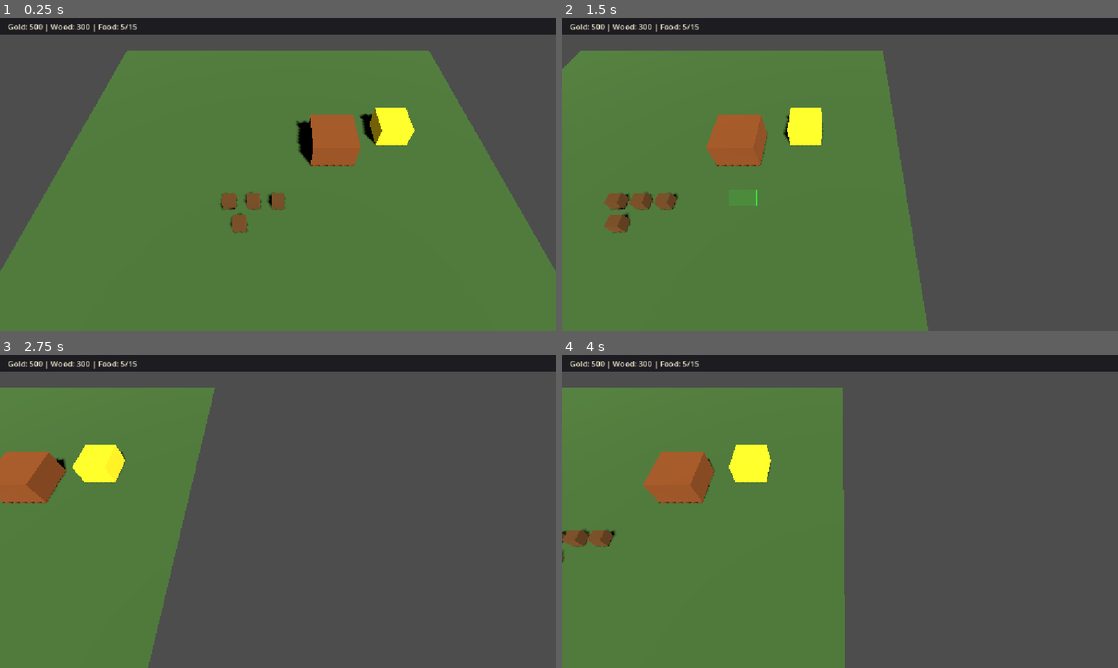
Above: before the commit, frames 1-4 (two rows, left to right).
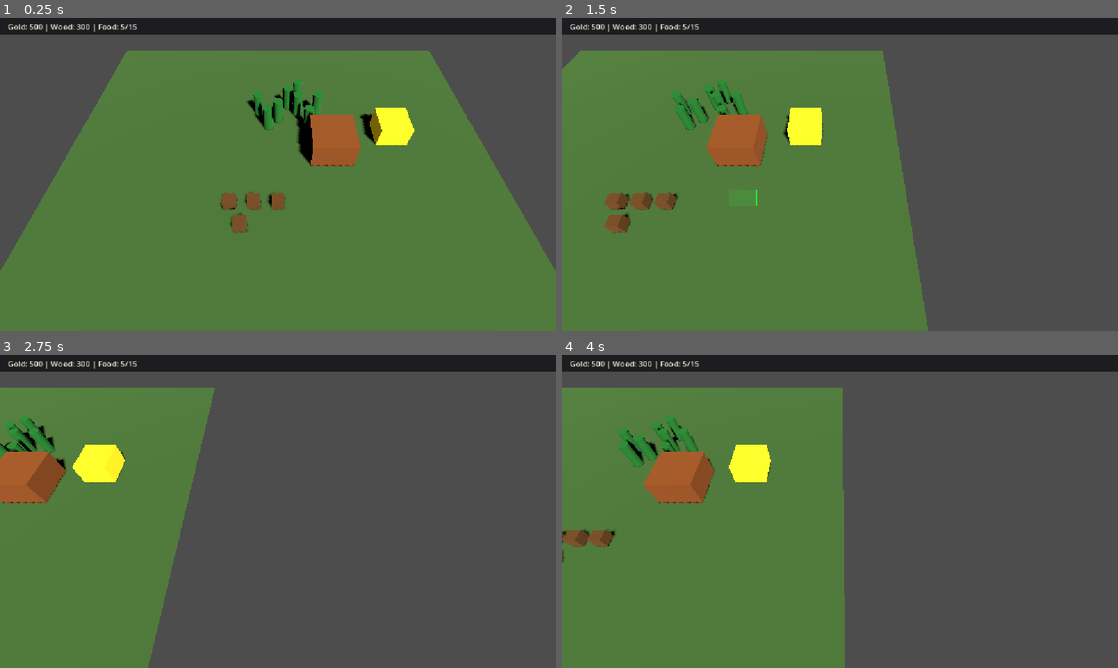
Above: after the commit, the same moments.

Repository: nplvkntx/endless-battle
Game: Godot game, scene res://scenes/main.tscn
Two runs of this game, one before a commit and one after it. Both use one fixed random seed, a clock stepped at 60 frames per second and the inputs below.
Inputs (mouse positions are in pixels of both pictures, inside the frame that each line leads up to):
- Up to frame 1 (0.25 s): no input
- Up to frame 2 (1.5 s): tap Enter at 0.5 s; move the mouse to (962, 158) at 0.52 s; hold Right (ui_right) 0.53-1.25 s; click (962, 158) at 0.67 s; drag from (728, 190) to (812, 237) at 1.27 s
- Up to frame 3 (2.75 s): tap Space at 2 s; move the mouse to (333, 442) at 2.02 s; hold Right (ui_right) from 2.03 s (still down)
- Up to frame 4 (4 s): release Right (ui_right) at 2.75 s; drag from (812, 574) to (673, 464) at 2.77 s; move the mouse to (1006, 558) at 3.52 s; hold Left (ui_left) from 3.53 s (still down)

The runs differ from the first frame. In frame 1, 1.0% of the frame differs, in the area x 44-59%, y 19-36%; in frame 2, 0.9%; in frame 3, 0.7%; in frame 4, 1.0%.

Commit message:
TASK-015 Tree placeholders

Diff:
--- a/scenes/main.tscn
+++ b/scenes/main.tscn
@@ -7,6 +7,7 @@
 [ext_resource type="Script" path="res://scripts/ui/resource_bar.gd" id="7_resource_bar"]
 [ext_resource type="PackedScene" path="res://scenes/units/worker.tscn" id="4_worker"]
 [ext_resource type="PackedScene" path="res://scenes/resources/gold_mine.tscn" id="8_gold_mine"]
+[ext_resource type="PackedScene" path="res://scenes/resources/tree.tscn" id="9_tree"]
 
 [sub_resource type="StyleBoxFlat" id="StyleBoxFlat_resource_bar"]
 bg_color = Color(0.08, 0.08, 0.1, 0.85)
@@ -109,3 +110,27 @@
 
 [node name="GoldMine" parent="." instance=ExtResource("8_gold_mine")]
 transform = Transform3D(1, 0, 0, 0, 1, 0, 0, 0, 1, 11, 1, -5)
+
+[node name="Tree" parent="." instance=ExtResource("9_tree")]
+transform = Transform3D(1, 0, 0, 0, 1, 0, 0, 0, 1, 0, 1.25, -7)
+
+[node name="Tree2" parent="." instance=ExtResource("9_tree")]
+transform = Transform3D(1, 0, 0, 0, 1, 0, 0, 0, 1, 2, 1.25, -8)
+
+[node name="Tree3" parent="." instance=ExtResource("9_tree")]
+transform = Transform3D(1, 0, 0, 0, 1, 0, 0, 0, 1, -1, 1.25, -6)
+
+[node name="Tree4" parent="." instance=ExtResource("9_tree")]
+transform = Transform3D(1, 0, 0, 0, 1, 0, 0, 0, 1, 3, 1.25, -6)
+
+[node name="Tree5" parent="." instance=ExtResource("9_tree")]
+transform = Transform3D(1, 0, 0, 0, 1, 0, 0, 0, 1, 1, 1.25, -9)
+
+[node name="Tree6" parent="." instance=ExtResource("9_tree")]
+transform = Transform3D(1, 0, 0, 0, 1, 0, 0, 0, 1, 4, 1.25, -8)
+
+[node name="Tree7" parent="." instance=ExtResource("9_tree")]
+transform = Transform3D(1, 0, 0, 0, 1, 0, 0, 0, 1, -2, 1.25, -8)
+
+[node name="Tree8" parent="." instance=ExtResource("9_tree")]
+transform = Transform3D(1, 0, 0, 0, 1, 0, 0, 0, 1, 2, 1.25, -10)
--- /dev/null
+++ b/scenes/resources/tree.tscn
@@ -0,0 +1,22 @@
+[gd_scene format=3 uid="uid://bg40oion7ayqm"]
+
+[sub_resource type="StandardMaterial3D" id="StandardMaterial3D_tree"]
+albedo_color = Color(0.18, 0.62, 0.22, 1)
+
+[sub_resource type="CylinderMesh" id="CylinderMesh_tree"]
+top_radius = 0.45
+bottom_radius = 0.45
+height = 2.5
+
+[sub_resource type="CylinderShape3D" id="CylinderShape3D_tree"]
+height = 2.5
+radius = 0.45
+
+[node name="Tree" type="StaticBody3D" groups=["resource_nodes"]]
+
+[node name="MeshInstance3D" type="MeshInstance3D" parent="."]
+mesh = SubResource("CylinderMesh_tree")
+surface_material_override/0 = SubResource("StandardMaterial3D_tree")
+
+[node name="CollisionShape3D" type="CollisionShape3D" parent="."]
+shape = SubResource("CylinderShape3D_tree")
